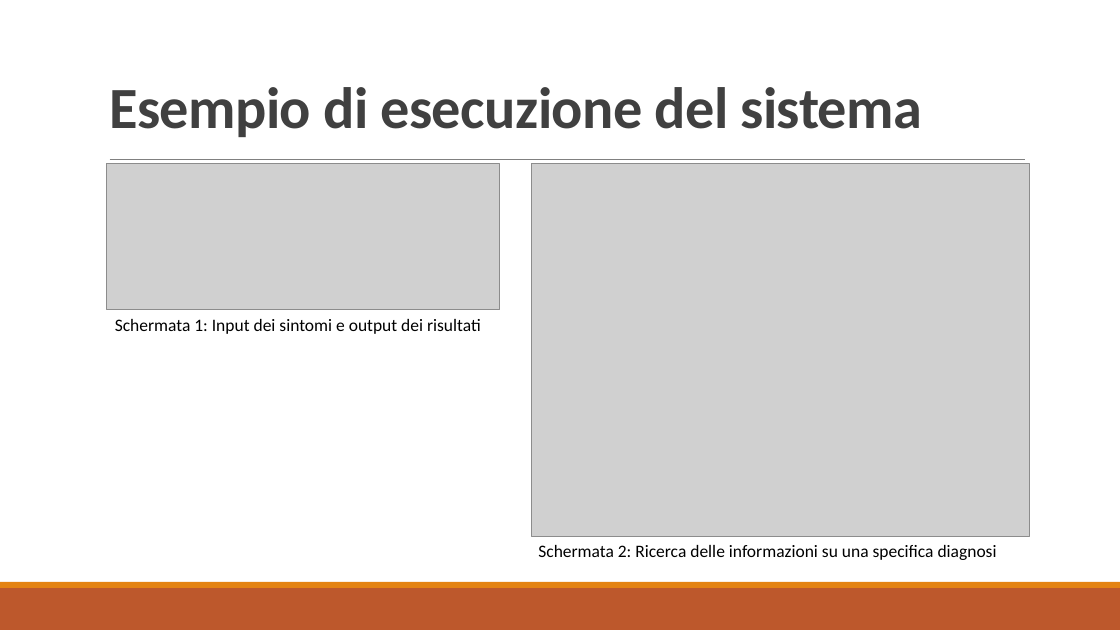
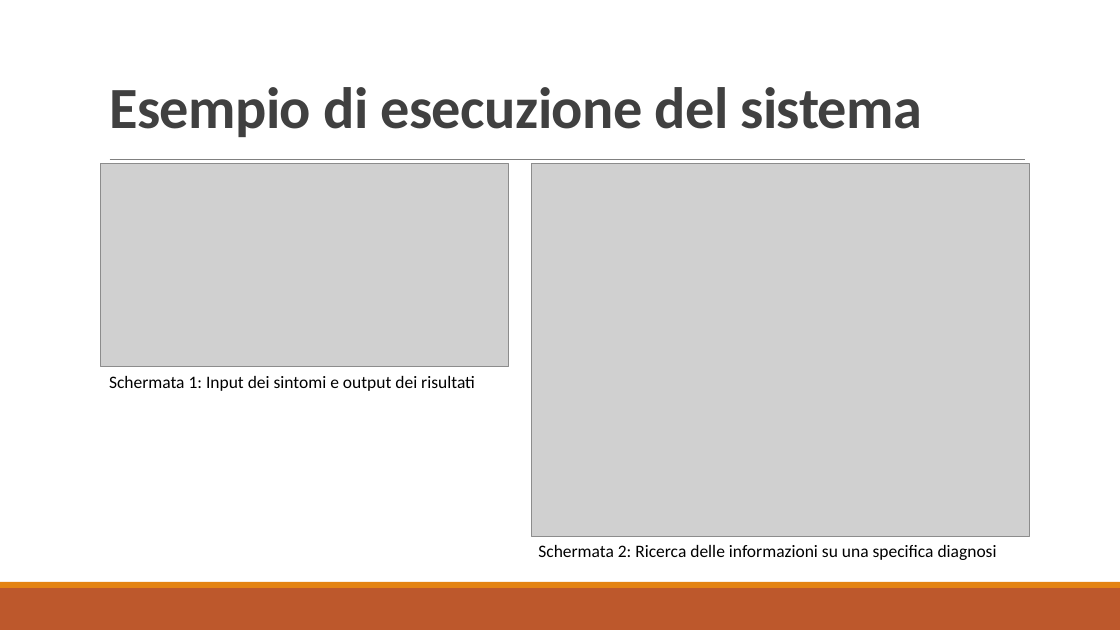
Before and after one commit to ll2909/ICon_mental_diagnosis, a slide deck: slide 12 of Presentazione/Presentazione_Lobascio.pptx. Drawn at 1120x630 pixels with LibreOffice and Linux fonts; fonts in the diff are those of the drawing; grey boxes stand for pictures. Boxes give left, top, right and bottom in pixels: in the first picture for what was removed or moved away, otherwise in the second. Text is boxed around its words. In the diff, an @@ line names an element or a change of style, - is before the commit and + after.

```diff
--- a/Presentazione/Presentazione_Lobascio.pptx
+++ b/Presentazione/Presentazione_Lobascio.pptx
@@ picture resized from (x1=107, y1=164, x2=500, y2=310) to (x1=101, y1=164, x2=509, y2=367) @@
@@ text "Schermata 1: Input dei sintomi ..." moved from (x1=115, y1=319, x2=481, y2=334) to (x1=109, y1=376, x2=475, y2=391) @@
```
Also in this commit, not shown: 1 other slide changed, 1 other file.
